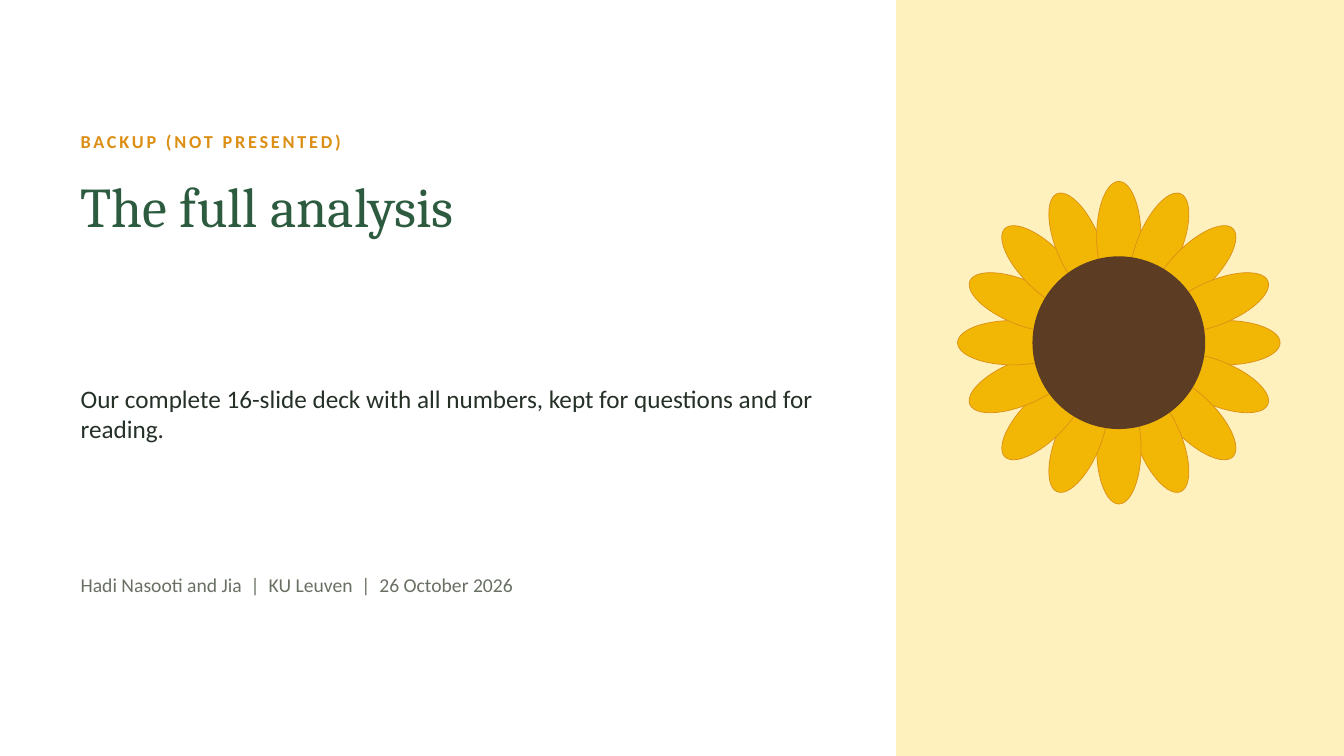
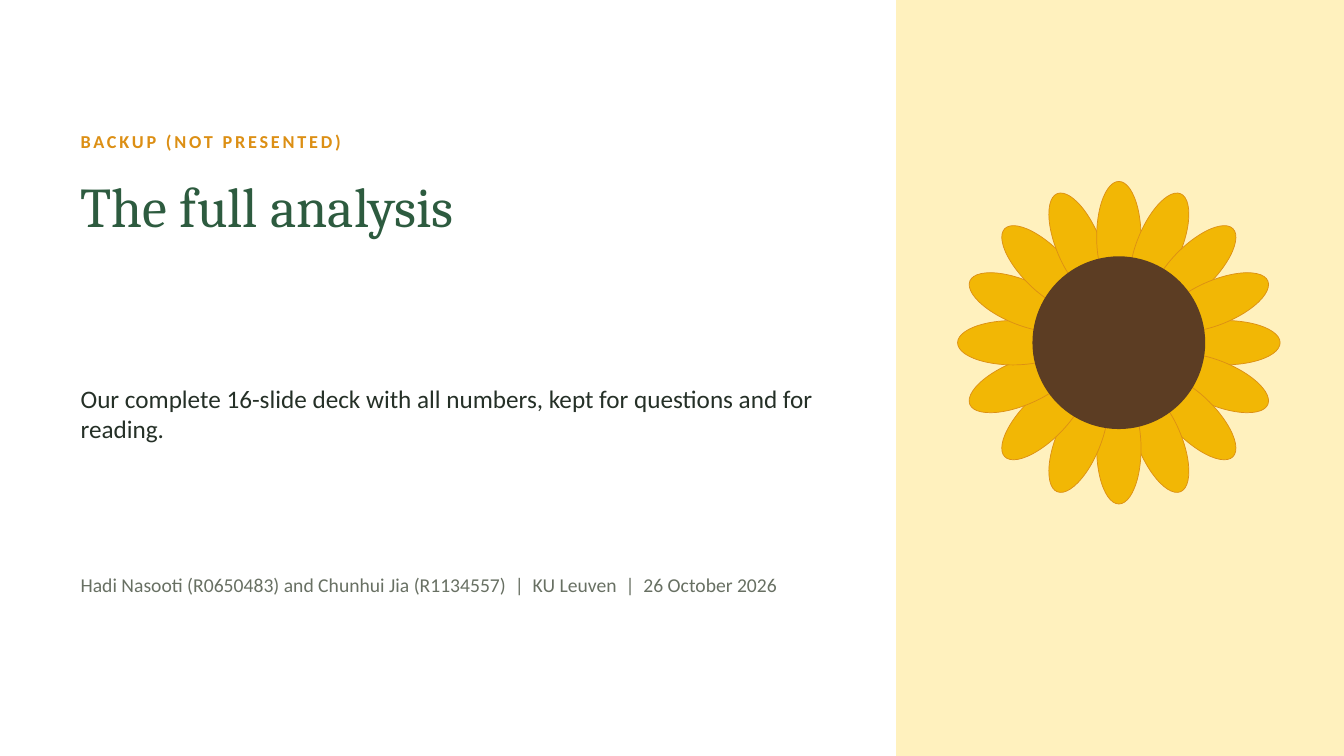
Before and after one commit to HadiNasooti/cnh-sunflower-weight, a slide deck: slide 8 of ppt_slide_topics/Sunflower_Weight_Estimation_v6_8min.pptx (slide 7 before the commit). Drawn at 1344x756 pixels with LibreOffice and Linux fonts; fonts in the diff are those of the drawing. Boxes give left, top, right and bottom in pixels: in the first picture for what was removed or moved away, otherwise in the second. Text is boxed around its words. In the diff, an @@ line names an element or a change of style, - is before the commit and + after.

```diff
--- a/ppt_slide_topics/Sunflower_Weight_Estimation_v6_8min.pptx
+++ b/ppt_slide_topics/Sunflower_Weight_Estimation_v6_8min.pptx
@@ text at [81, 578, 777, 595]: text changed @@
-Hadi Nasooti and Jia | KU Leuven | 26 October 2026
+Hadi Nasooti (R0650483) and Chunhui Jia (R1134557) | KU Leuven | 26 October 2026
```
Also in this commit, not shown: 1 other slide changed, 1 slide added.
